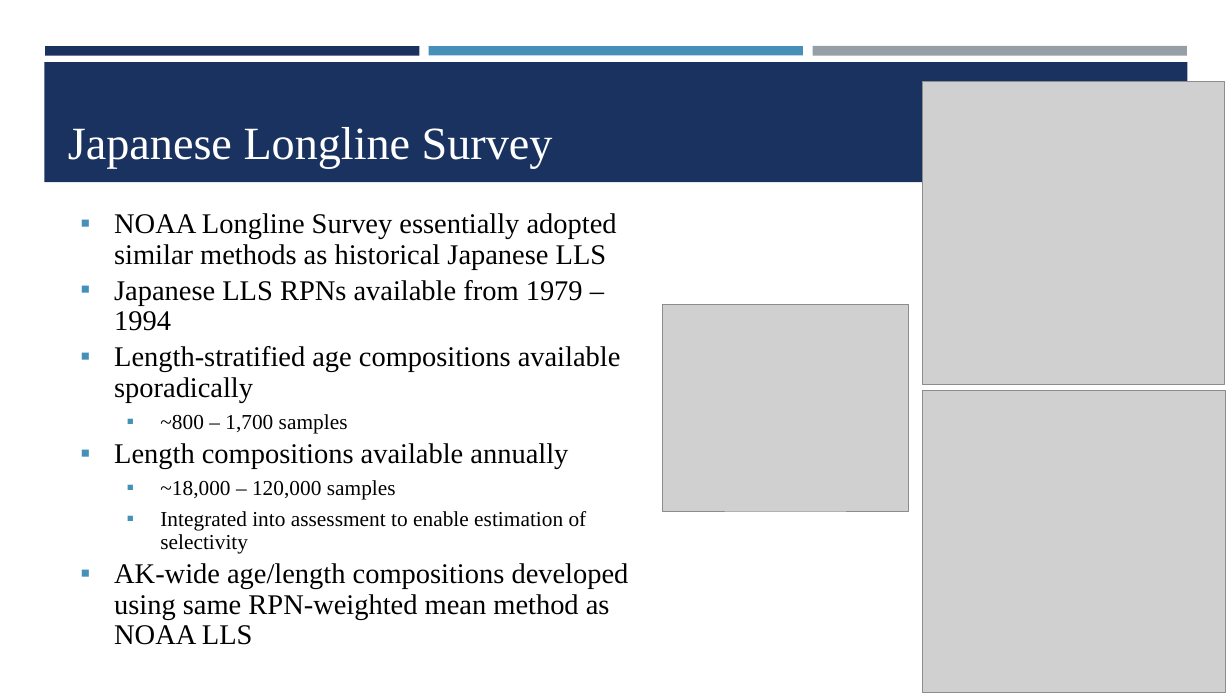
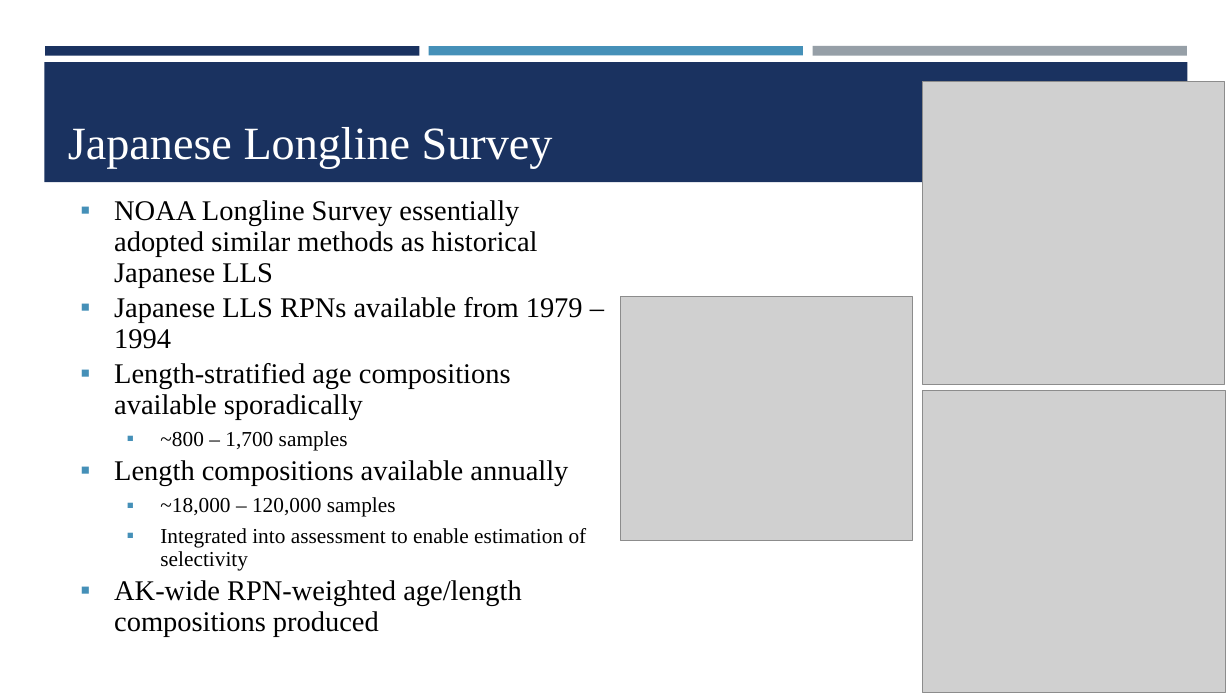
Before and after one commit to dgoethel-noaa/2026_Sablefish_CIE, a slide deck: slide 20 of Presentations/6. Sablefish CIE_Data_Assessment.pptx (slide 18 before the commit). Drawn at 1232x693 pixels with LibreOffice and Linux fonts; fonts in the diff are those of the drawing; grey boxes stand for pictures; background and template pictures are left out. Boxes give left, top, right and bottom in pixels: in the first picture for what was removed or moved away, otherwise in the second. Text is boxed around its words. In the diff, an @@ line names an element or a change of style, - is before the commit and + after.

```diff
--- a/Presentations/6. Sablefish CIE_Data_Assessment.pptx
+++ b/Presentations/6. Sablefish CIE_Data_Assessment.pptx
@@ text "NOAA Longline Survey essentially adopted ...": place and size @@
-text "NOAA Longline Survey essentially adopted ..." at bbox=[114, 213, 629, 645]
+text "NOAA Longline Survey essentially adopted ..." at bbox=[114, 200, 587, 637]
@@ picture: place and size @@
-picture at bbox=[663, 304, 909, 511]
+picture at bbox=[620, 297, 912, 542]
@@ text at bbox=[114, 580, 521, 637]: text changed @@
-▪ AK-wide age/length compositions developed using same RPN-weighted mean method as NOAA LLS
+▪ AK-wide RPN-weighted age/length compositions produced
```
Also in this commit, not shown: 11 other slides changed, 2 slides added, 2 other files.
